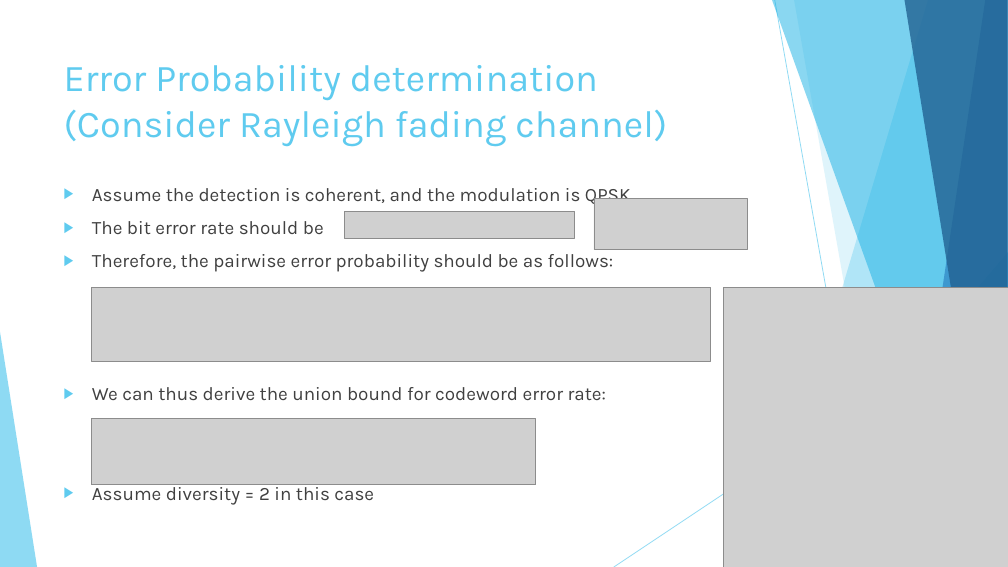
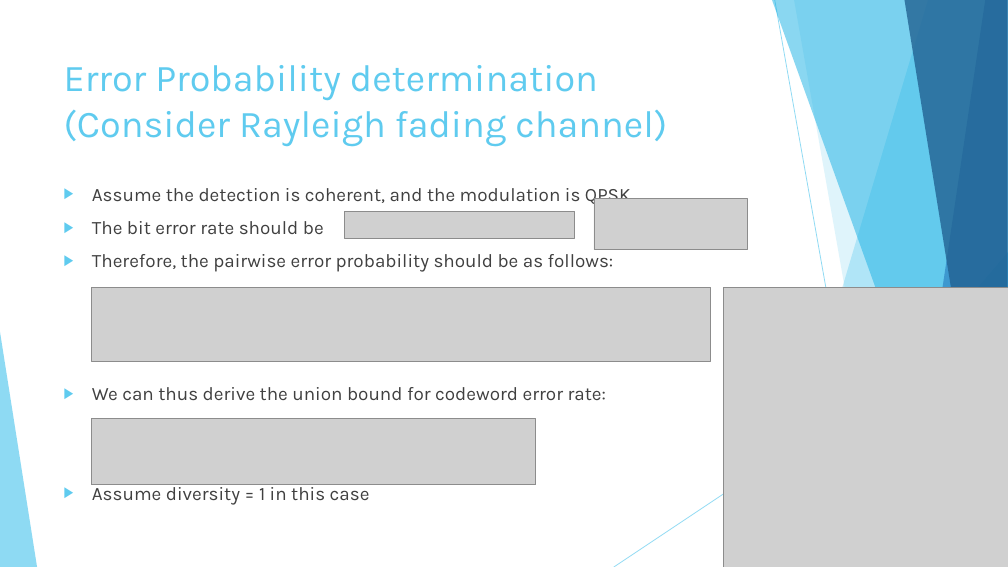
Before and after one commit to hungchun0201/Reliable_multicast_simulation, a slide deck: slide 8 of Final_project_reliable_multicast_retransmission_scheme.pptx (slide 9 before the commit). Drawn at 1008x567 pixels with LibreOffice and Linux fonts; fonts in the diff are those of the drawing; grey boxes stand for pictures. Boxes give left, top, right and bottom in pixels: in the first picture for what was removed or moved away, otherwise in the second. Text is boxed around its words. In the diff, an @@ line names an element or a change of style, - is before the commit and + after.

```diff
--- a/Final_project_reliable_multicast_retransmission_scheme.pptx
+++ b/Final_project_reliable_multicast_retransmission_scheme.pptx
@@ text at (92,483,370,505): text changed @@
-▶ Assume diversity = 2 in this case
+▶ Assume diversity = 1 in this case
```
Also in this commit, not shown: 13 other slides changed, 13 slides added, 4 slides removed, 14 other files.
